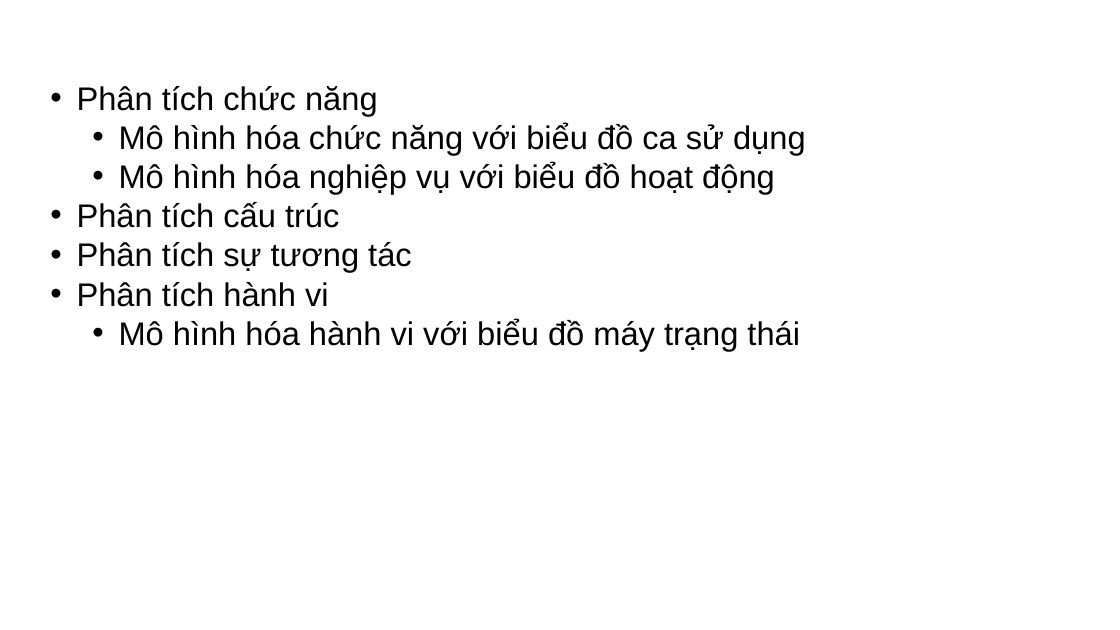
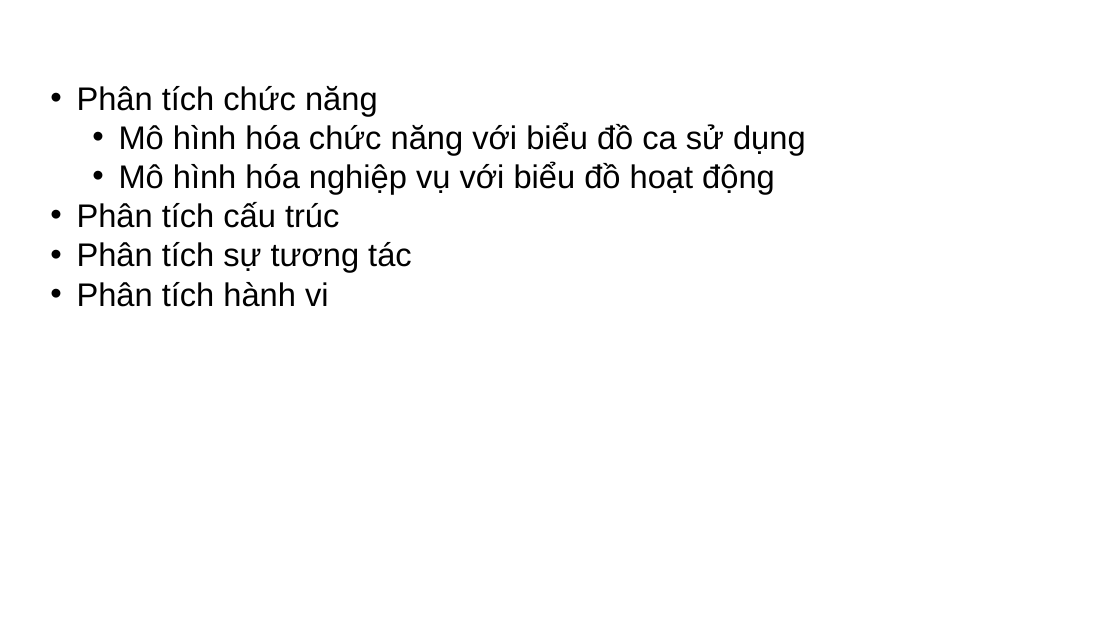
Before and after one commit to kimcuongdev/LibrarySystemAD, a slide deck: slide 7 of 2024.2_IT3120_Nhóm23.pptx. Drawn at 1120x630 pixels with LibreOffice and Linux fonts; fonts in the diff are those of the drawing; background and template pictures are left out. Boxes give left, top, right and bottom in pixels: in the first picture for what was removed or moved away, otherwise in the second. Text is boxed around its words. In the diff, an @@ line names an element or a change of style, - is before the commit and + after.

```diff
--- a/2024.2_IT3120_Nhóm23.pptx
+++ b/2024.2_IT3120_Nhóm23.pptx
@@ text at <box>119,319,800,351</box>: paragraph removed @@
-    • Mô hình hóa hành vi với biểu đồ máy trạng thái
```
Also in this commit, not shown: 4 other files.
